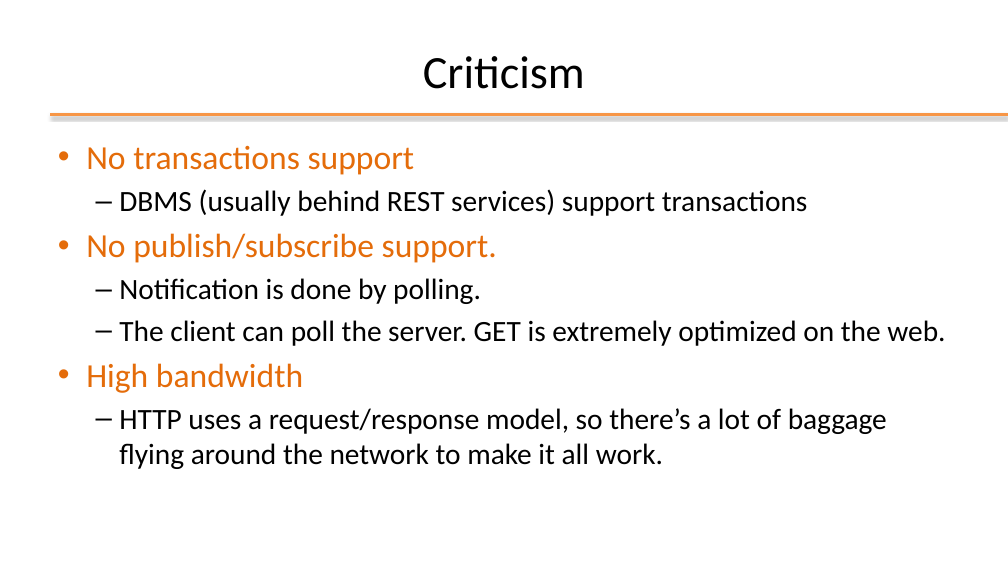
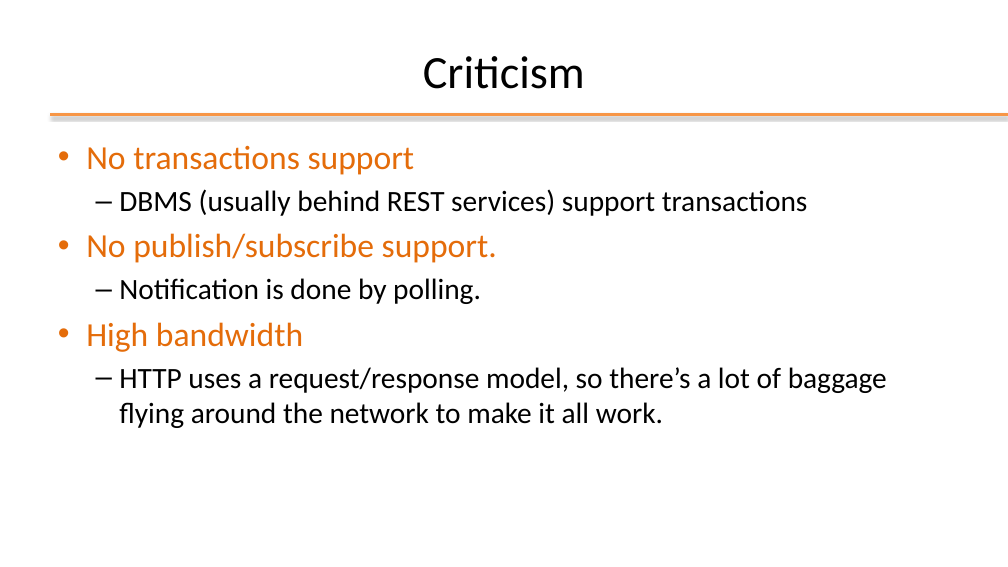
Before and after one commit to plctechnician/ooprogramming, a slide deck: slide 24 of java/slides/ppt/11 - Java Data Access (REST).pptx (slide 25 before the commit). Drawn at 1008x567 pixels with LibreOffice and Linux fonts; fonts in the diff are those of the drawing; background and template pictures are left out. Boxes give left, top, right and bottom in pixels: in the first picture for what was removed or moved away, otherwise in the second. Text is boxed around its words. In the diff, an @@ line names an element or a change of style, - is before the commit and + after.

```diff
--- a/java/slides/ppt/11 - Java Data Access (REST).pptx
+++ b/java/slides/ppt/11 - Java Data Access (REST).pptx
@@ text at [119,320,945,346]: paragraph removed @@
-  – The client can poll the server. GET is extremely optimized on the web.
```
Also in this commit, not shown: 2 other slides changed, 1 slide added, 1 slide removed, 2 other files.
